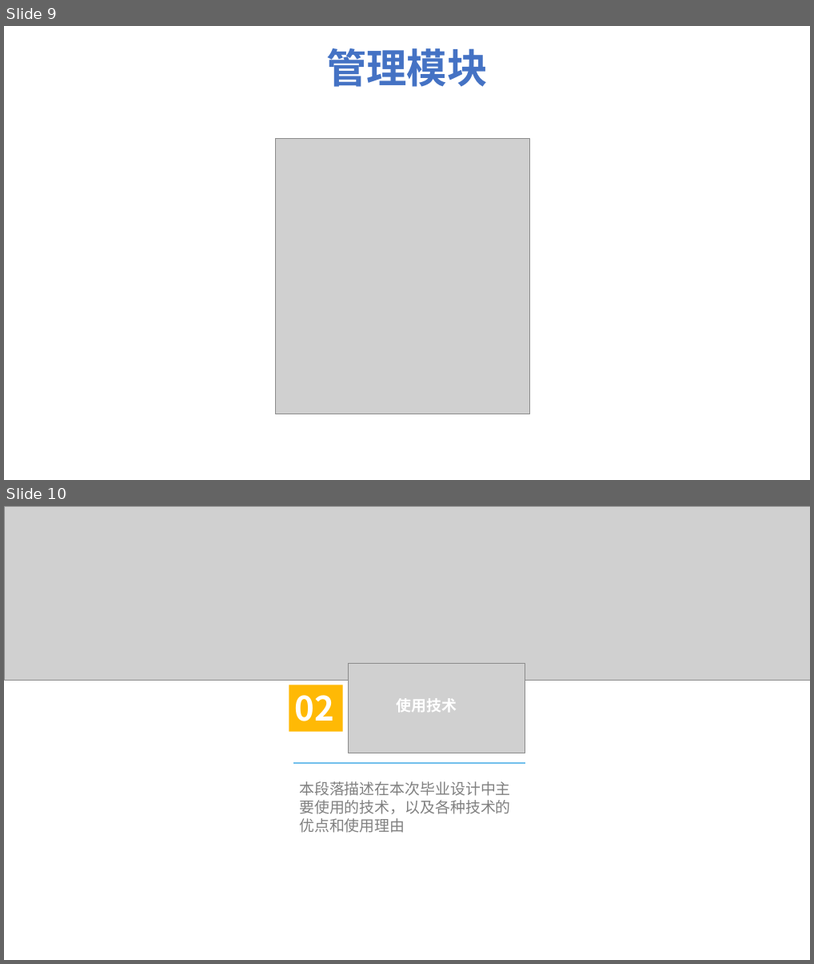
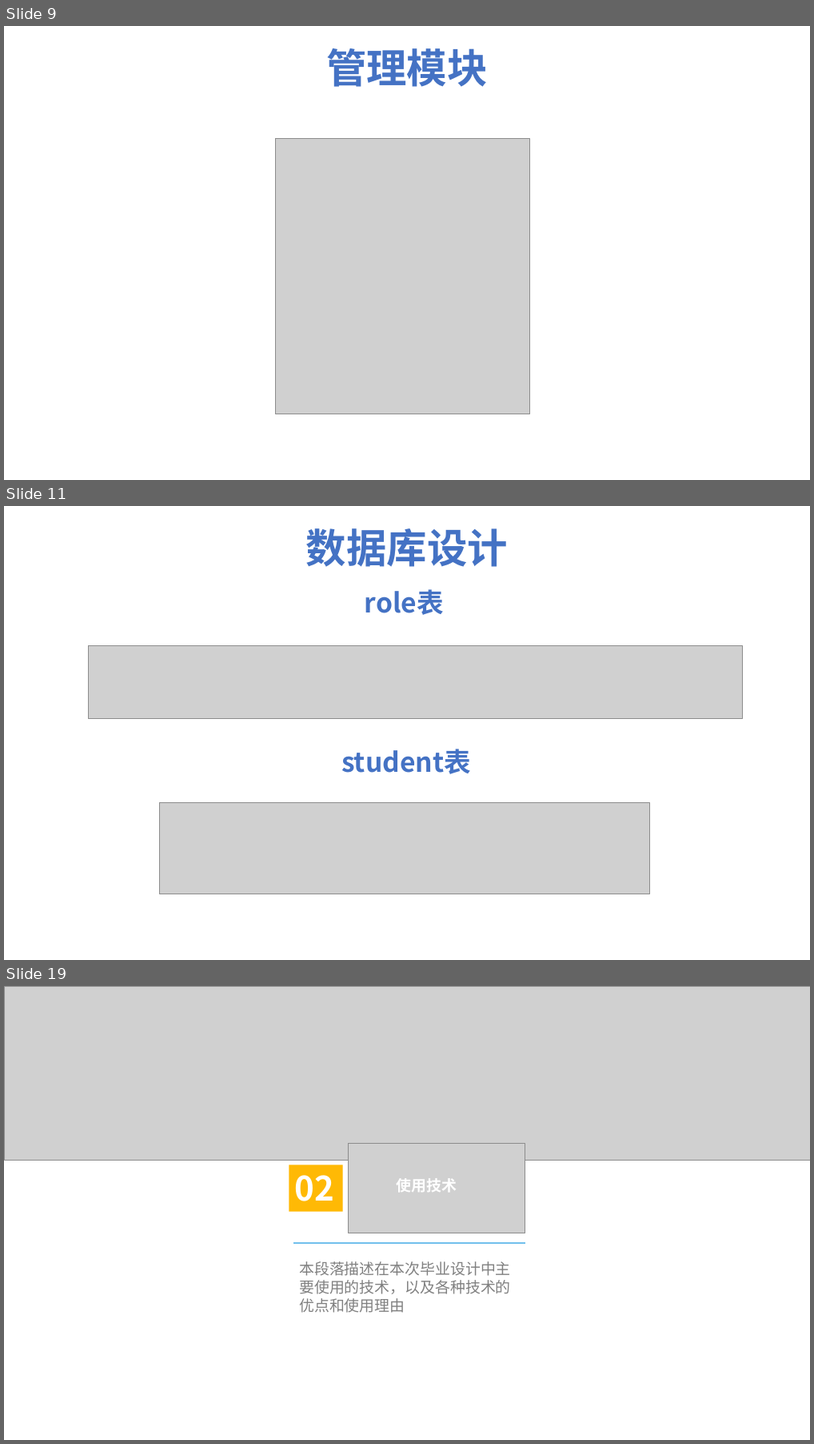
Before and after one commit to HolyShiftt/teach, a slide deck: document/中期答辩.pptx. Shown one above the other, each under a label of ours: slides 9 and 10 before the commit, slides 9, 11 and 19 after it; the slides between them are not shown. The pictures are 814x964 and 814x1444 pixels, drawn with LibreOffice and Linux fonts; fonts in the diff are those of the drawing; grey boxes stand for pictures; background and template pictures are left out. Boxes give left, top, right and bottom in pixels: in the first picture for what was removed or moved away, otherwise in the second. Text is boxed around its words. In the diff, an @@ line names an element or a change of style, - is before the commit and + after.

```diff
--- a/document/中期答辩.pptx
+++ b/document/中期答辩.pptx
@@ slide 11 added at box(4, 506, 810, 960), background picture (left out) @@
@@ text added at box(306, 528, 508, 567), 48 pt, text #4472C4, bold @@
+数据库设计
@@ text added at box(365, 589, 444, 615), 32 pt, text #4472C4, bold @@
+role表
@@ picture added at box(88, 645, 742, 718) @@
@@ text added at box(342, 748, 471, 774), 32 pt, text #4472C4, bold @@
+student表
@@ picture added at box(159, 803, 650, 894) @@
@@ what was slide 10 is now slide 19 @@
```
Also in this commit, not shown: 2 slides changed, 11 other slides added, 2 other files.
